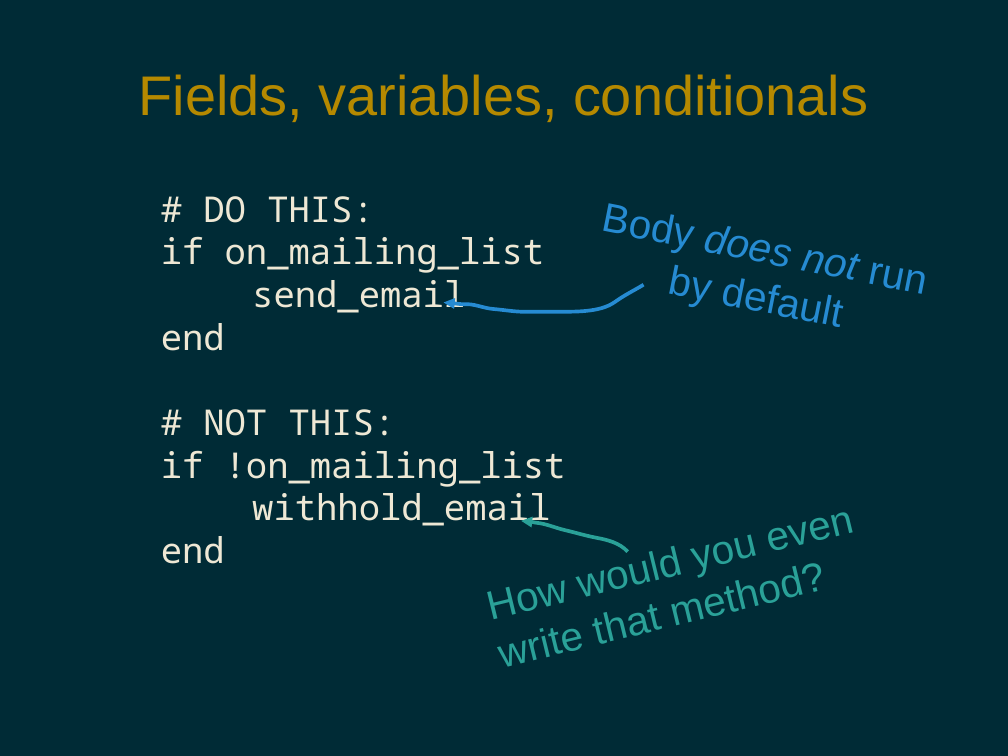
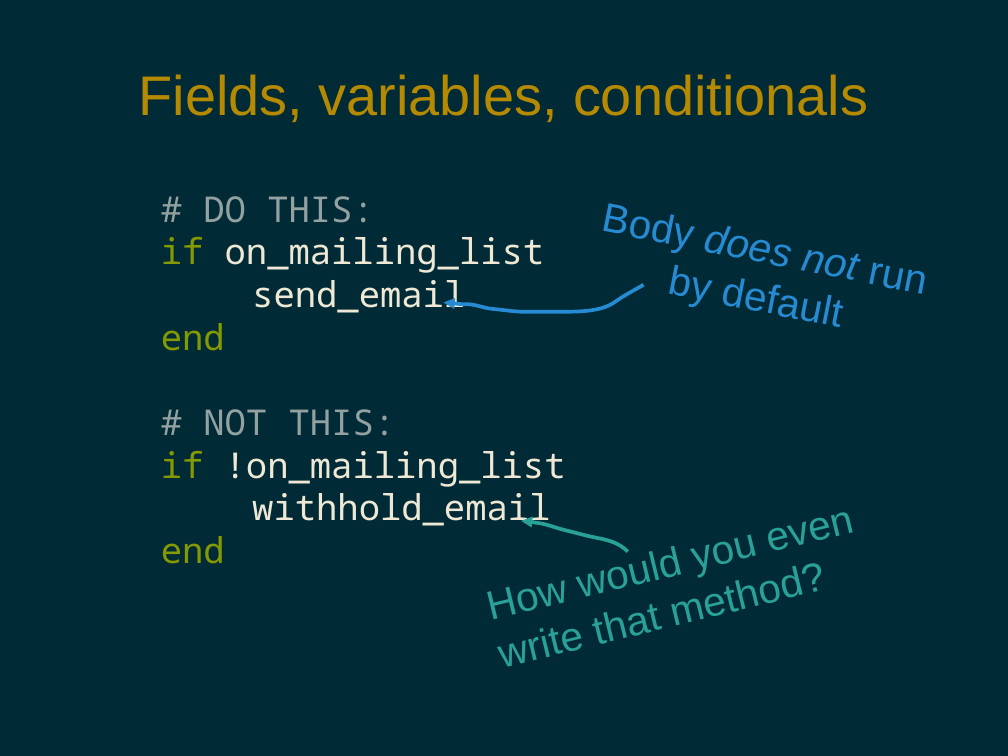
Before and after one commit to pdg137/always-default-to-false, a slide deck: slide 5 of always-default-to-false.odp. Drawn at 1008x756 pixels with LibreOffice and Linux fonts; fonts in the diff are those of the drawing. Boxes give left, top, right and bottom in pixels: in the first picture for what was removed or moved away, otherwise in the second. Text is boxed around its words. In the diff, an @@ line names an element or a change of style, - is before the commit and + after.

Commit message:
added colors, cleaned up slides

```diff
--- a/always-default-to-false.odp
+++ b/always-default-to-false.odp
@@ text at <box>161,196,566,564</box>: text colour #EEE8D5 to #93A1A1 in "# DO THIS:", "# NOT THIS:"; text colour #EEE8D5 to #859900 in "if", "end", "if", "end" @@
```
Also in this commit, not shown: 4 other slides changed, 1 slide added, 1 slide removed.
